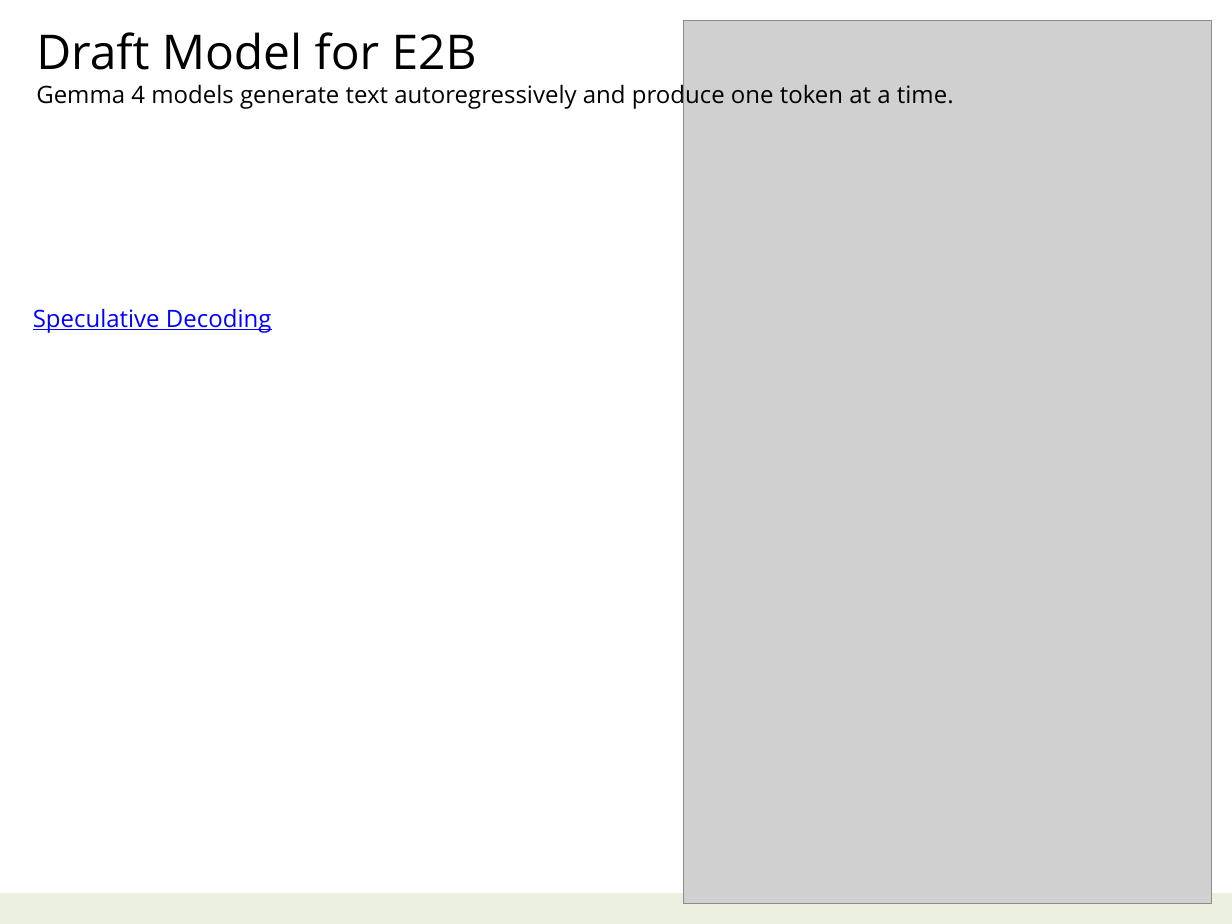
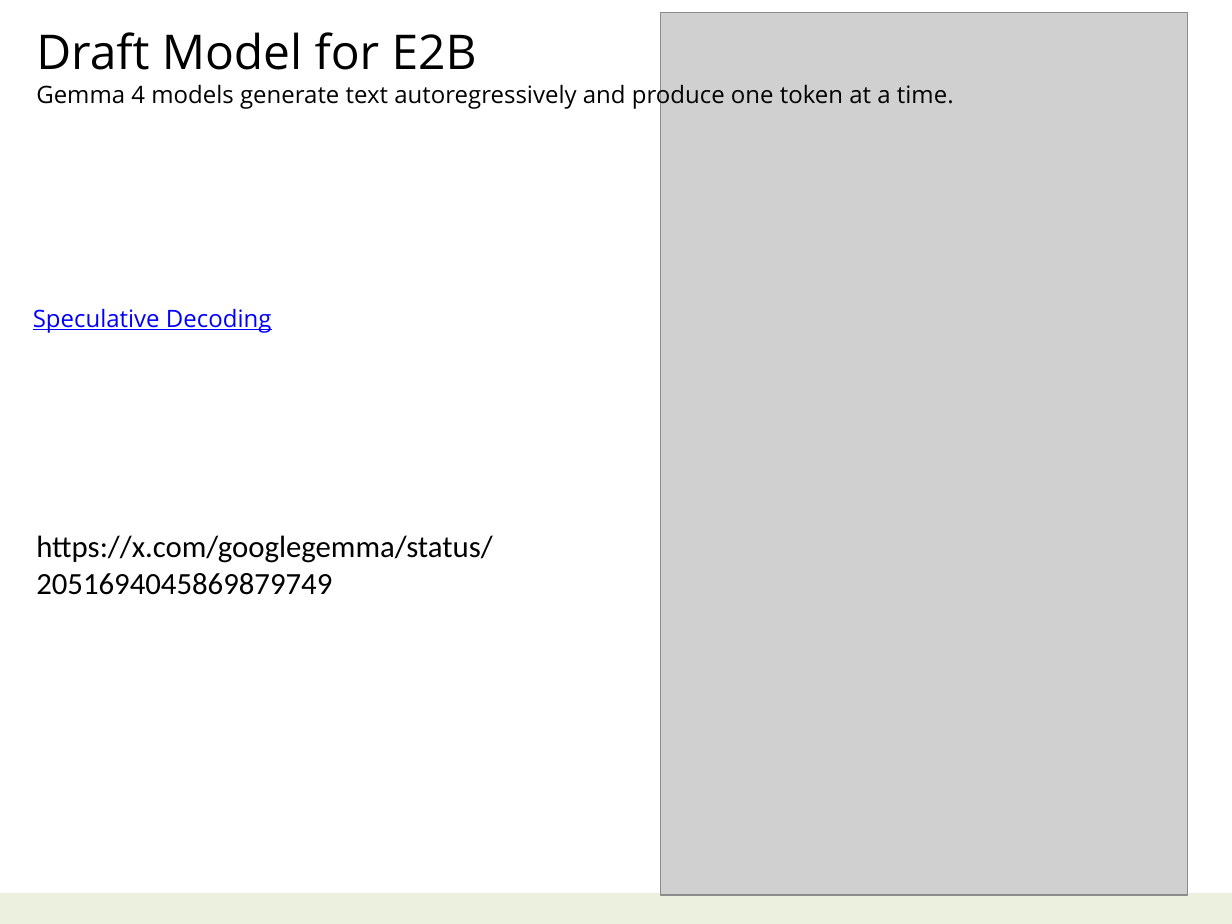
Before and after one commit to navibator/crazy-ai, a slide deck: slide 32 of ai-gemma.pptx. Drawn at 1232x924 pixels with LibreOffice and Linux fonts; fonts in the diff are those of the drawing; grey boxes stand for pictures. Boxes give left, top, right and bottom in pixels: in the first picture for what was removed or moved away, otherwise in the second. Text is boxed around its words. In the diff, an @@ line names an element or a change of style, - is before the commit and + after.

```diff
--- a/ai-gemma.pptx
+++ b/ai-gemma.pptx
@@ picture moved from (x1=684, y1=21, x2=1211, y2=903) to (x1=660, y1=12, x2=1188, y2=894) @@
@@ text added at (x1=36, y1=535, x2=492, y2=595), 18 pt, text #000000 @@
+https://x.com/googlegemma/status/2051694045869879749
```
Also in this commit, not shown: 3 other slides changed, 1 slide added, 2 other files.
